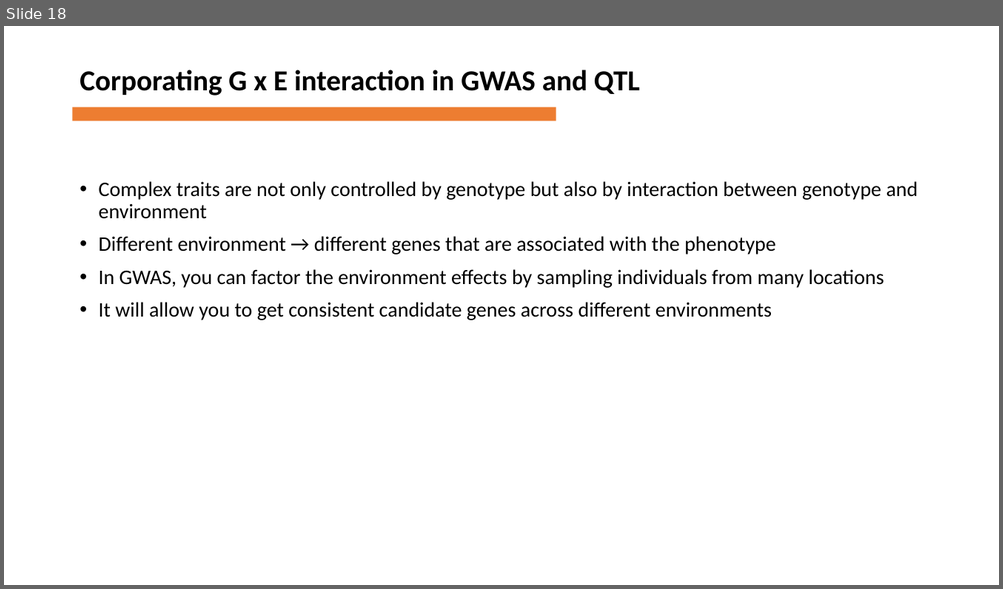
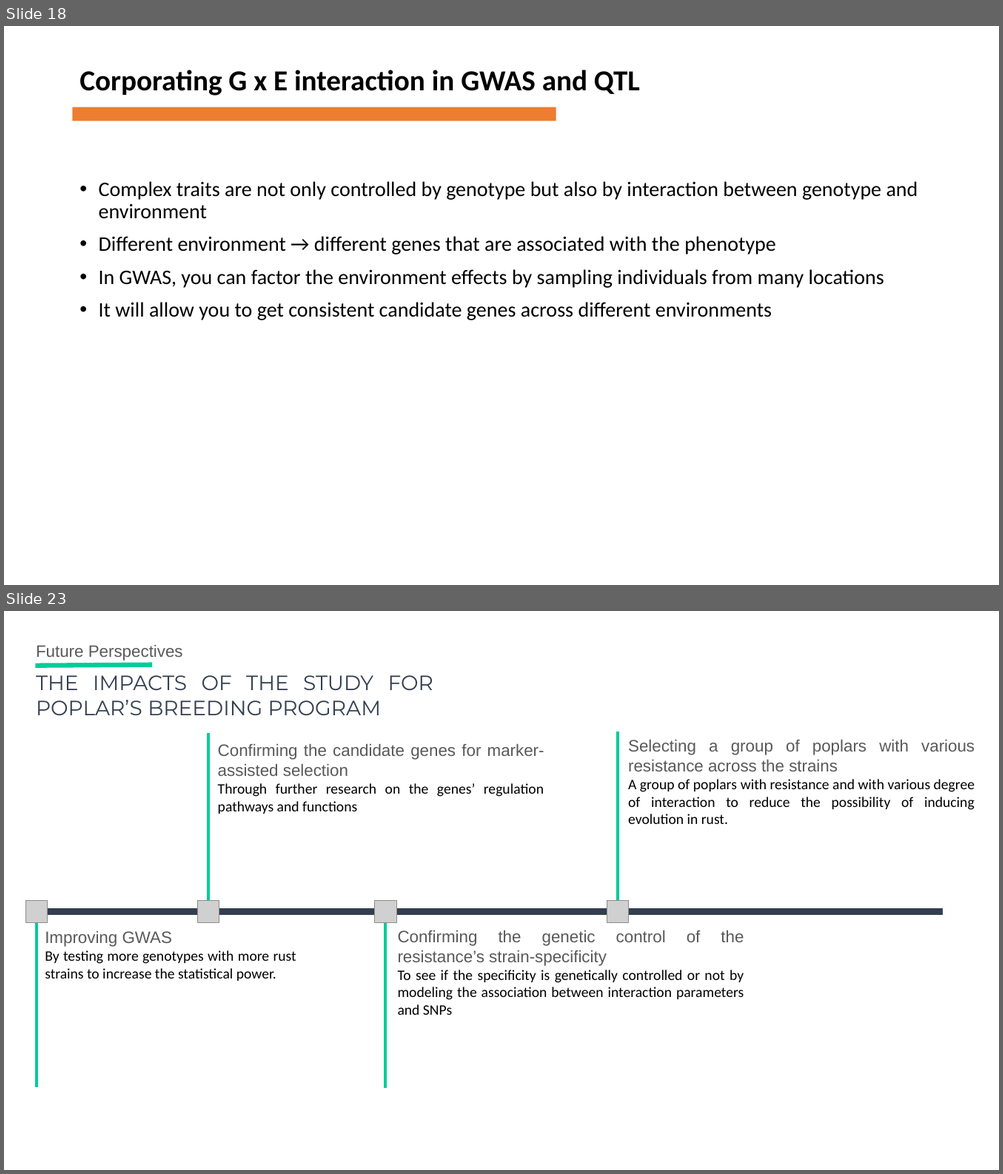
Before and after one commit to firzaariany/Course_Tree_improvement, a slide deck: Advances in quantitative genetics.pptx. Shown one above the other, each under a label of ours: slide 18 before the commit, slides 18 and 23 after it; the slides between them are not shown. The pictures are 1003x589 and 1003x1174 pixels, drawn with LibreOffice and Linux fonts; fonts in the diff are those of the drawing; grey boxes stand for pictures. Boxes give left, top, right and bottom in pixels: in the first picture for what was removed or moved away, otherwise in the second. Text is boxed around its words. In the diff, an @@ line names an element or a change of style, - is before the commit and + after.

```diff
--- a/Advances in quantitative genetics.pptx
+++ b/Advances in quantitative genetics.pptx
@@ slide 23 added at bbox=[4, 611, 999, 1170], background #FFFFFF @@
@@ text added at bbox=[36, 645, 183, 661], 16 pt, text #595959 @@
+Future Perspectives
@@ line added from (153, 665) to (35, 666), #00CC99 4.5 pt @@
@@ text added at bbox=[36, 675, 433, 715], 20 pt, text #333F50 @@
+THE IMPACTS OF THE STUDY FOR POPLAR’S BREEDING PROGRAM
@@ line added from (208, 910) to (208, 733), #00CC99 3 pt @@
@@ line added from (617, 908) to (617, 732), #00CC99 3 pt @@
@@ text added at bbox=[628, 740, 974, 824], 14 pt, text #000000 @@
+Selecting a group of poplars with various resistance across the strains
+A group of poplars with resistance and with various degree of interaction to reduce the possibility of inducing evolution in rust.
@@ text added at bbox=[218, 744, 544, 814], 14 pt, text #000000 @@
+Confirming the candidate genes for marker-assisted selection
+Through further research on the genes’ regulation pathways and functions
@@ line added from (37, 1087) to (37, 910), #00CC99 3 pt @@
@@ line added from (385, 1088) to (385, 911), #00CC99 3 pt @@
@@ group added at bbox=[25, 901, 942, 923]: 4 pictures, 1 line @@
@@ text added at bbox=[45, 931, 296, 981], 14 pt, text #000000 @@
+Improving GWAS
+By testing more genotypes with more rust strains to increase the statistical power.
@@ text added at bbox=[398, 931, 743, 1015], 14 pt, text #000000 @@
+Confirming the genetic control of the resistance’s strain-specificity
+To see if the specificity is genetically controlled or not by modeling the association between interaction parameters and SNPs
```
Also in this commit, not shown: 4 slides changed, 4 other slides added, 1 slide removed, 1 other file.
